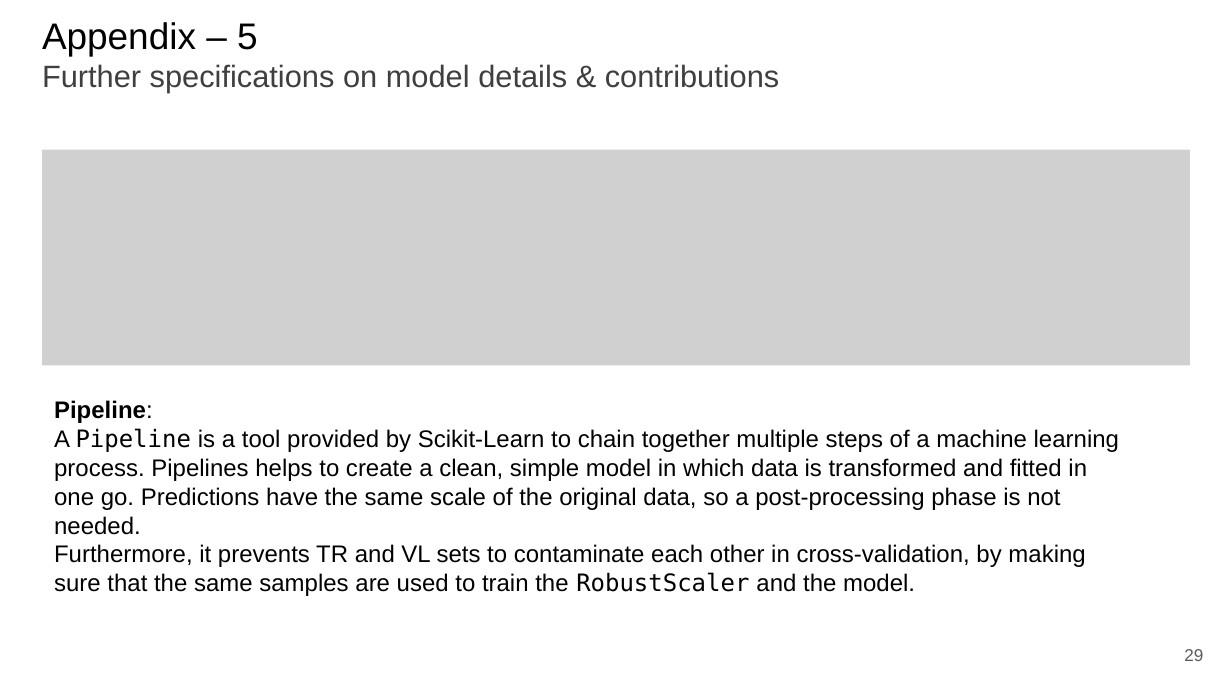
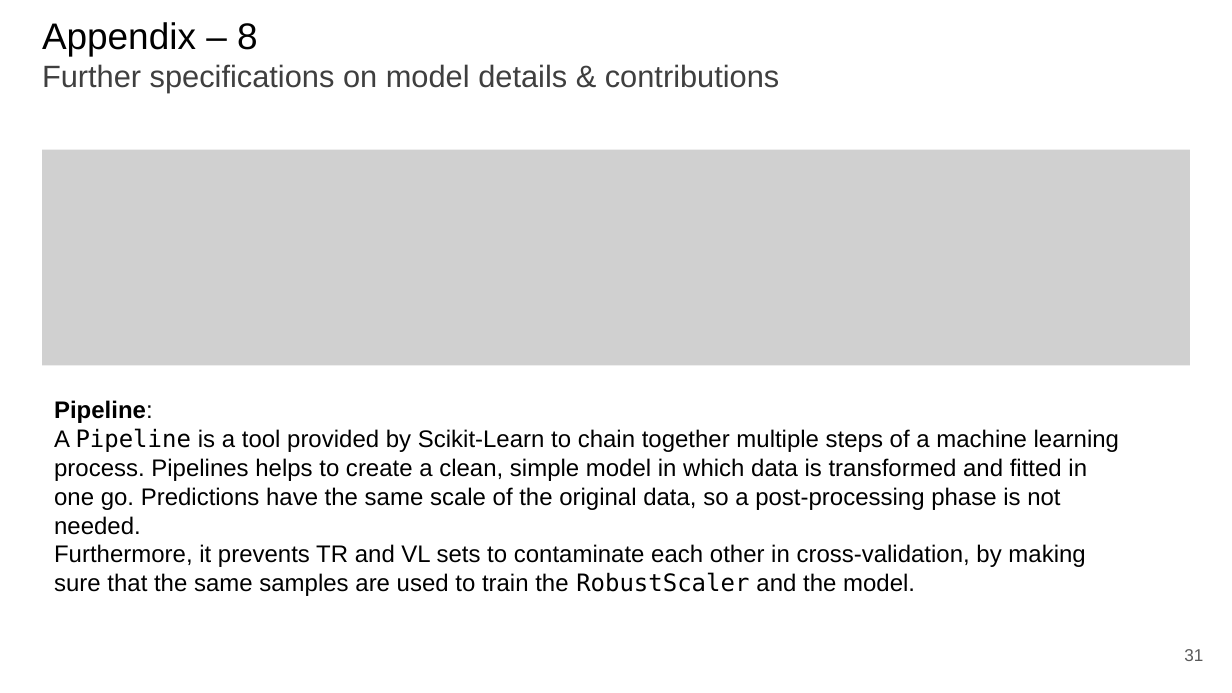
Before and after one commit to paolo-junior-mollica/machine-learning-project, a slide deck: slide 31 of relazione/ML-2023-PRJ-Slides-Demo.pptx (slide 29 before the commit). Drawn at 1232x693 pixels with LibreOffice and Linux fonts; fonts in the diff are those of the drawing; grey boxes stand for pictures. Boxes give left, top, right and bottom in pixels: in the first picture for what was removed or moved away, otherwise in the second. Text is boxed around its words. In the diff, an @@ line names an element or a change of style, - is before the commit and + after.

```diff
--- a/relazione/ML-2023-PRJ-Slides-Demo.pptx
+++ b/relazione/ML-2023-PRJ-Slides-Demo.pptx
@@ title at (42, 22, 780, 93): text changed @@
-Appendix – 5
-Further specifications on model details & contributions
+Appendix – 8
+Further specifications on model details & contributions
@@ page number at (1184, 649, 1203, 661): text changed @@
-29
+31
```
Also in this commit, not shown: 9 other slides changed, 2 slides added.
